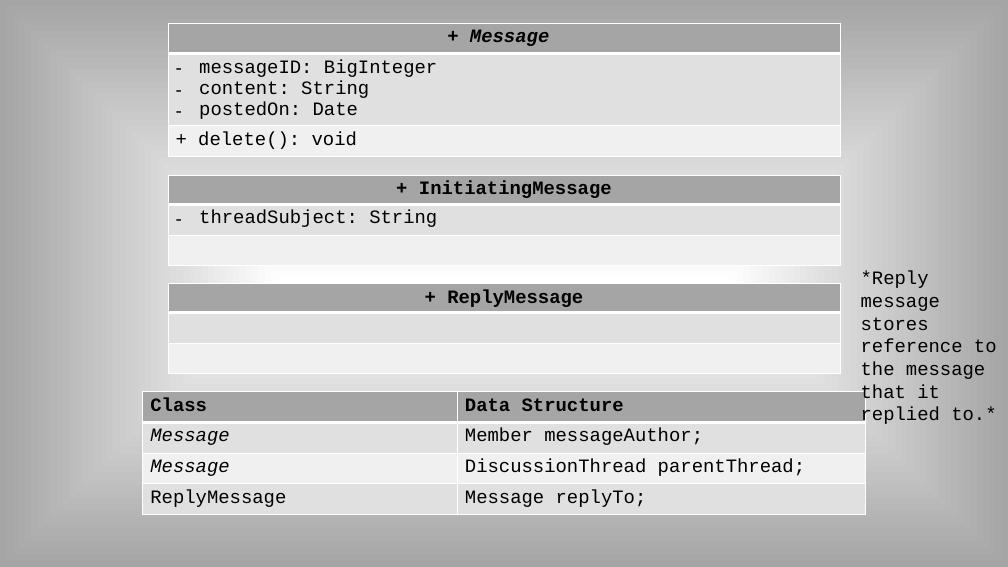
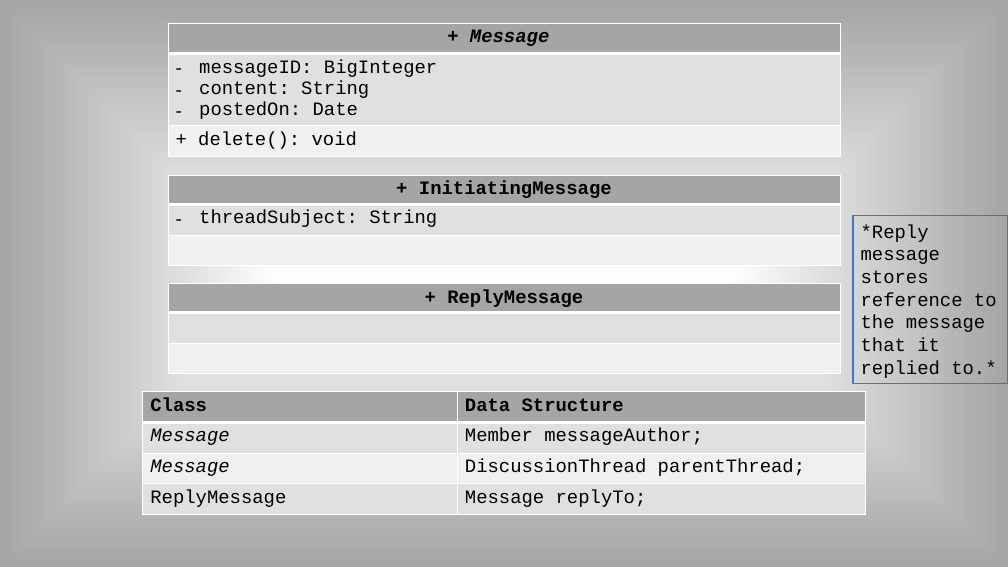
Before and after one commit to MaxHumes/SoftwareMethodologyProjects, a slide deck: slide 9 of UMLAssignment/UML.pptx. Drawn at 1008x567 pixels with LibreOffice and Linux fonts; fonts in the diff are those of the drawing. Boxes give left, top, right and bottom in pixels: in the first picture for what was removed or moved away, otherwise in the second. Text is boxed around its words. In the diff, an @@ line names an element or a change of style, - is before the commit and + after.

```diff
--- a/UMLAssignment/UML.pptx
+++ b/UMLAssignment/UML.pptx
@@ rectangle "*Reply message stores reference to ..." resized from (x1=861, y1=271, x2=997, y2=426) to (x1=854, y1=216, x2=1008, y2=383) @@
@@ rectangle "*Reply message stores reference to ..." at (x1=854, y1=216, x2=1008, y2=383): outline none to #4472C4 1.5 pt @@
```
Also in this commit, not shown: 1 other slide changed, 1 slide removed, 1 other file.
